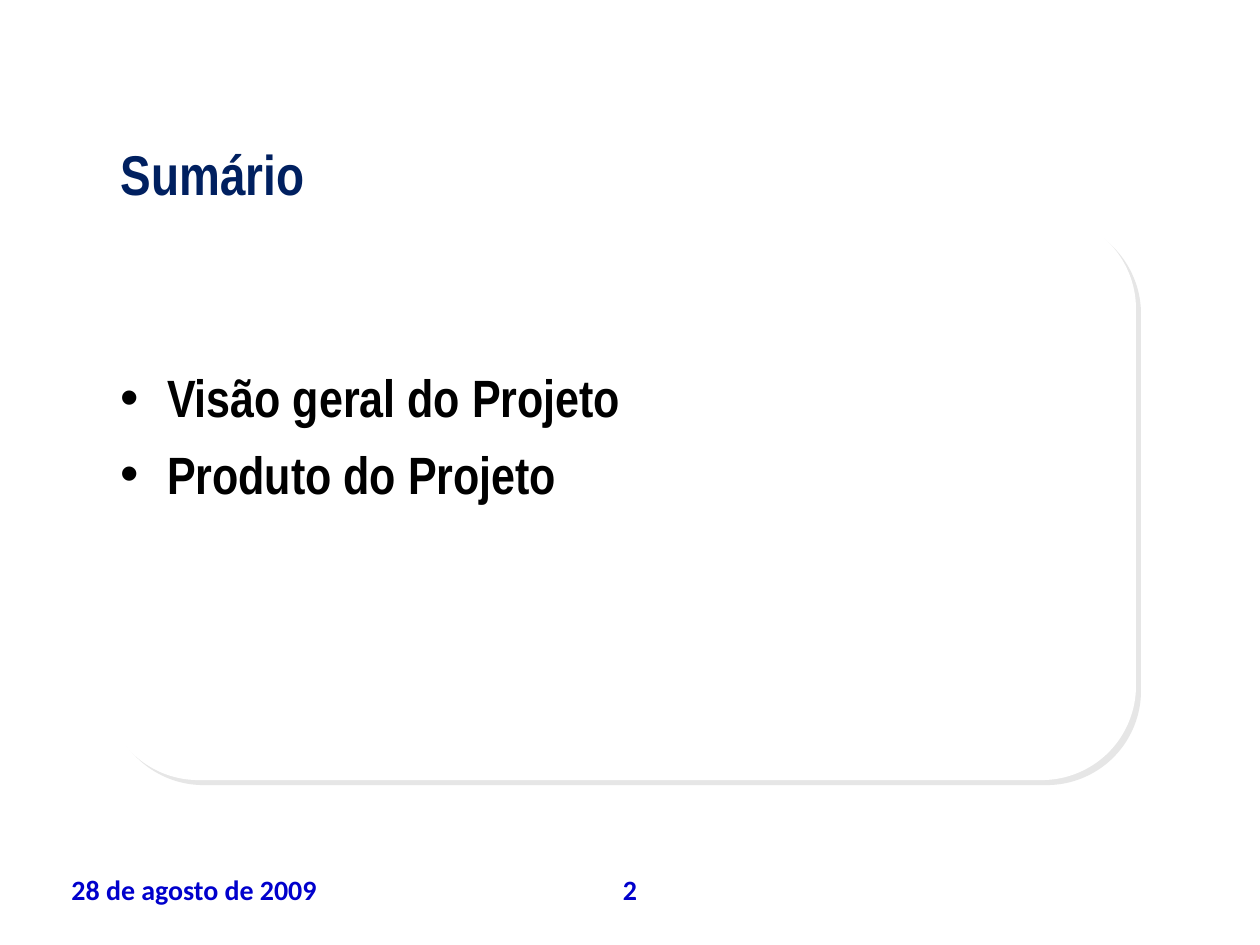
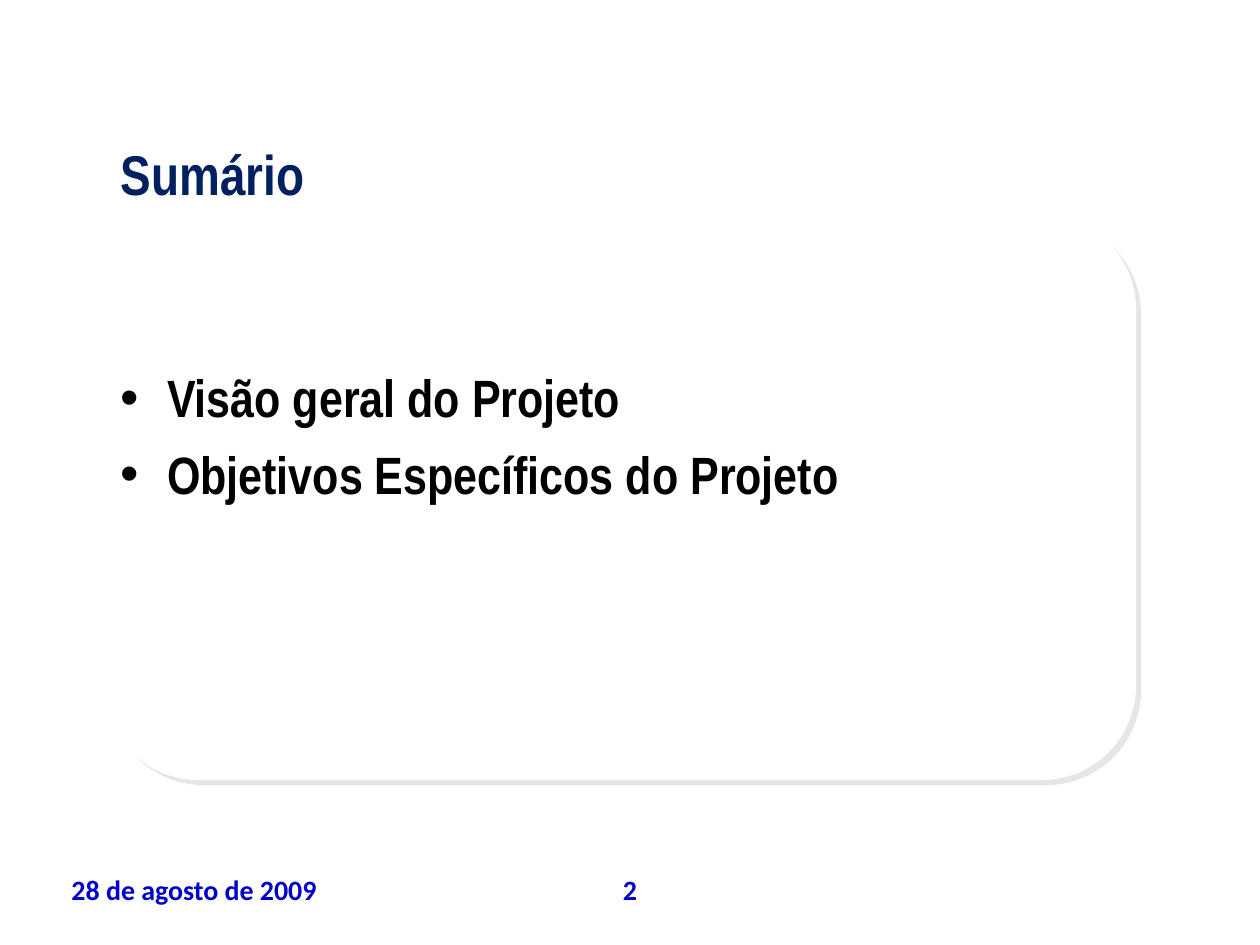
Before and after one commit to leoevaristo/psa20092, a slide deck: slide 2 of ARTEFATOS/TAP_apresentacao.ppt. Drawn at 1260x945 pixels with LibreOffice and Linux fonts; fonts in the diff are those of the drawing; background and template pictures are left out. Boxes give left, top, right and bottom in pixels: in the first picture for what was removed or moved away, otherwise in the second. Text is boxed around its words. In the diff, an @@ line names an element or a change of style, - is before the commit and + after.

```diff
--- a/ARTEFATOS/TAP_apresentacao.ppt
+++ b/ARTEFATOS/TAP_apresentacao.ppt
@@ text at (x1=167, y1=455, x2=838, y2=504): text changed @@
-• Produto do Projeto
+• Objetivos Específicos do Projeto
```
Also in this commit, not shown: 12 other slides changed, 6 slides added, 1 slide removed, 1 other file.
